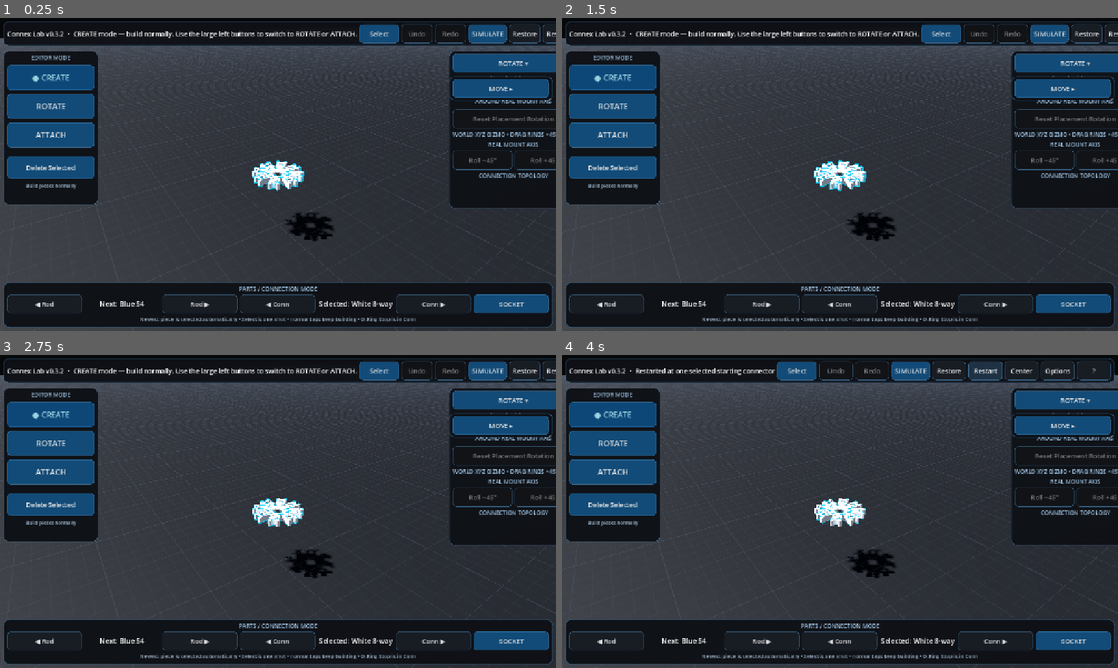
Above: before the commit, frames 1-4 (two rows, left to right).
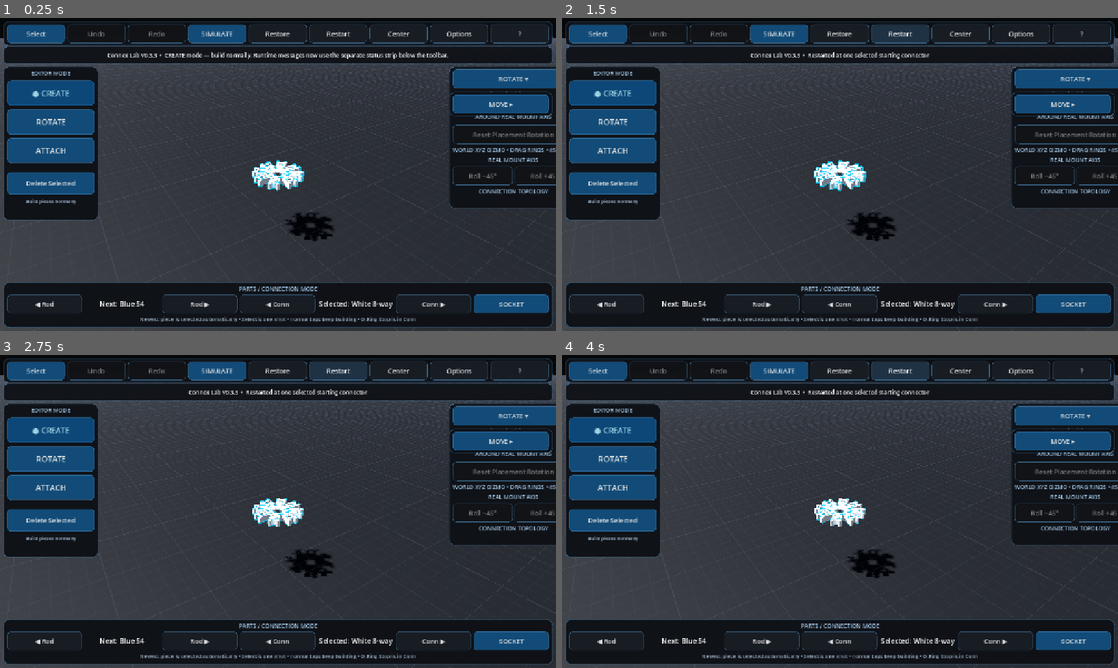
Above: after the commit, the same moments.

Repository: pixel375/connex
Game: Godot game, scene res://Main.tscn
Same seed, same stepped clock (60 frames per second), same inputs: the game is played once before the commit and once after it.
Inputs (mouse positions are in pixels of both pictures, inside the frame that each line leads up to):
- Up to frame 1 (0.25 s): no input
- Up to frame 2 (1.5 s): click (901, 33) at 0.5 s, where only the run after the commit has a clickable "Restart"; click (901, 33) at 1.25 s, where only the run after the commit has a clickable "Restart"
- Up to frame 3 (2.75 s): click (339, 370) at 2 s, where only the run after the commit has a clickable "Restart"
- Up to frame 4 (4 s): click "Select" at 2.75 s; click "Restart" at 3.5 s

The runs differ from the first frame. In frame 1, 16% of the frame differs, in the area x 0-100%, y 1-65%; in frame 2, 16%; in frame 3, 16%; in frame 4, 15%.

Commit message:
build: point main scene at v0.3.3

Diff:
--- a/Main.tscn
+++ b/Main.tscn
@@ -1,6 +1,6 @@
 [gd_scene load_steps=2 format=3]
 
-[ext_resource type="Script" path="res://scripts/main_v032.gd" id="1_main"]
+[ext_resource type="Script" path="res://scripts/main_v033.gd" id="1_main"]
 
 [node name="Main" type="Node3D"]
 script = ExtResource("1_main")
